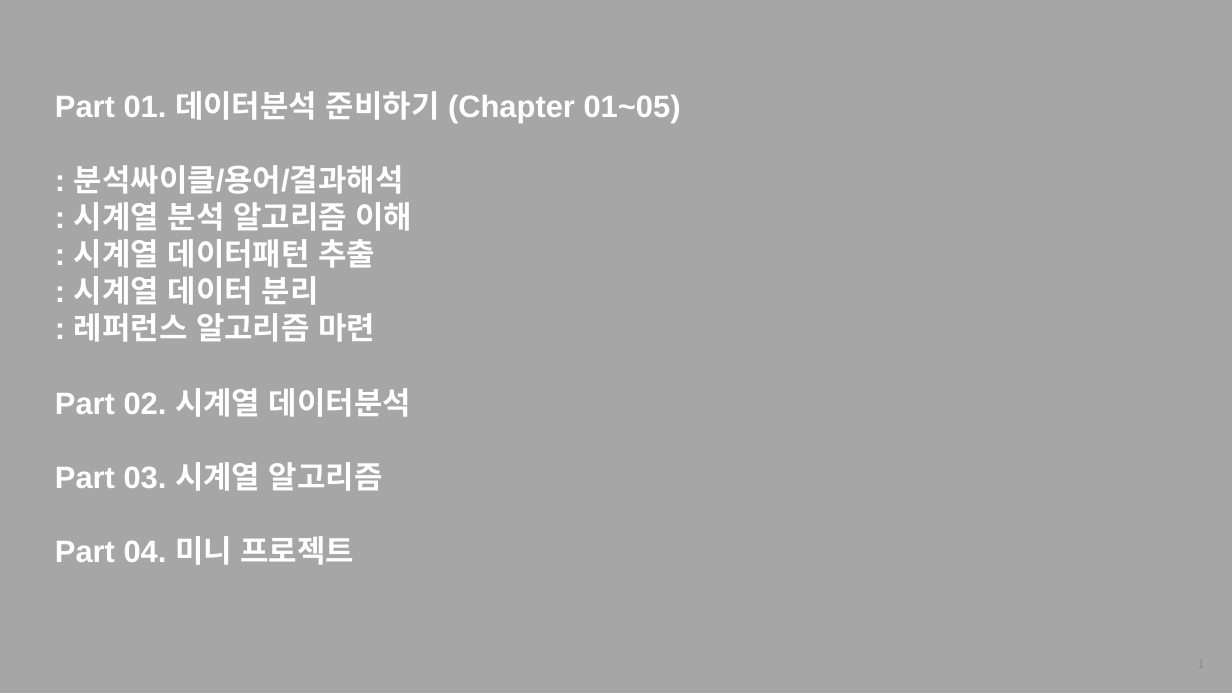
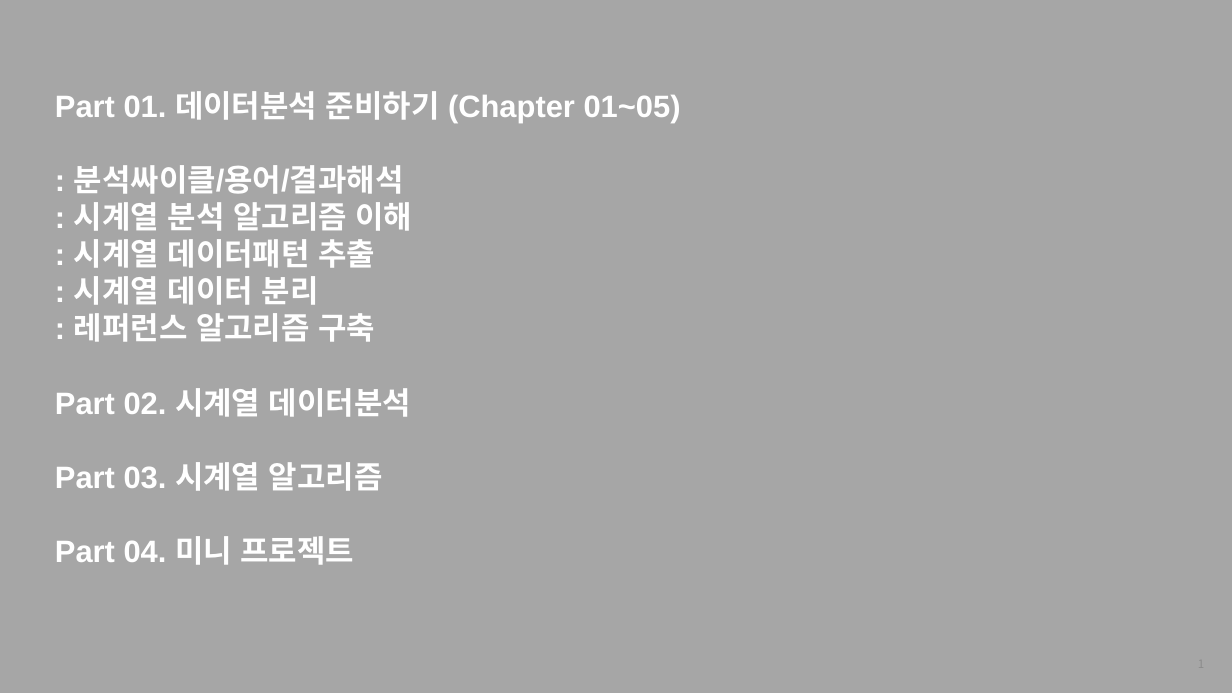
Before and after one commit to thekimk/All-About-Time-Series-Analysis, a slide deck: slide 1 of [FastCampus] 커리큘럼_김경원박사.pptx. Drawn at 1232x693 pixels with LibreOffice and Linux fonts; fonts in the diff are those of the drawing; background and template pictures are left out. Boxes give left, top, right and bottom in pixels: in the first picture for what was removed or moved away, otherwise in the second. Text is boxed around its words. In the diff, an @@ line names an element or a change of style, - is before the commit and + after.

```diff
--- a/[FastCampus] 커리큘럼_김경원박사.pptx
+++ b/[FastCampus] 커리큘럼_김경원박사.pptx
@@ text at [74,313,375,342]: text changed @@
-: 레퍼런스 알고리즘 마련
+: 레퍼런스 알고리즘 구축
```
Also in this commit, not shown: 3 slides added, 2 other files.
